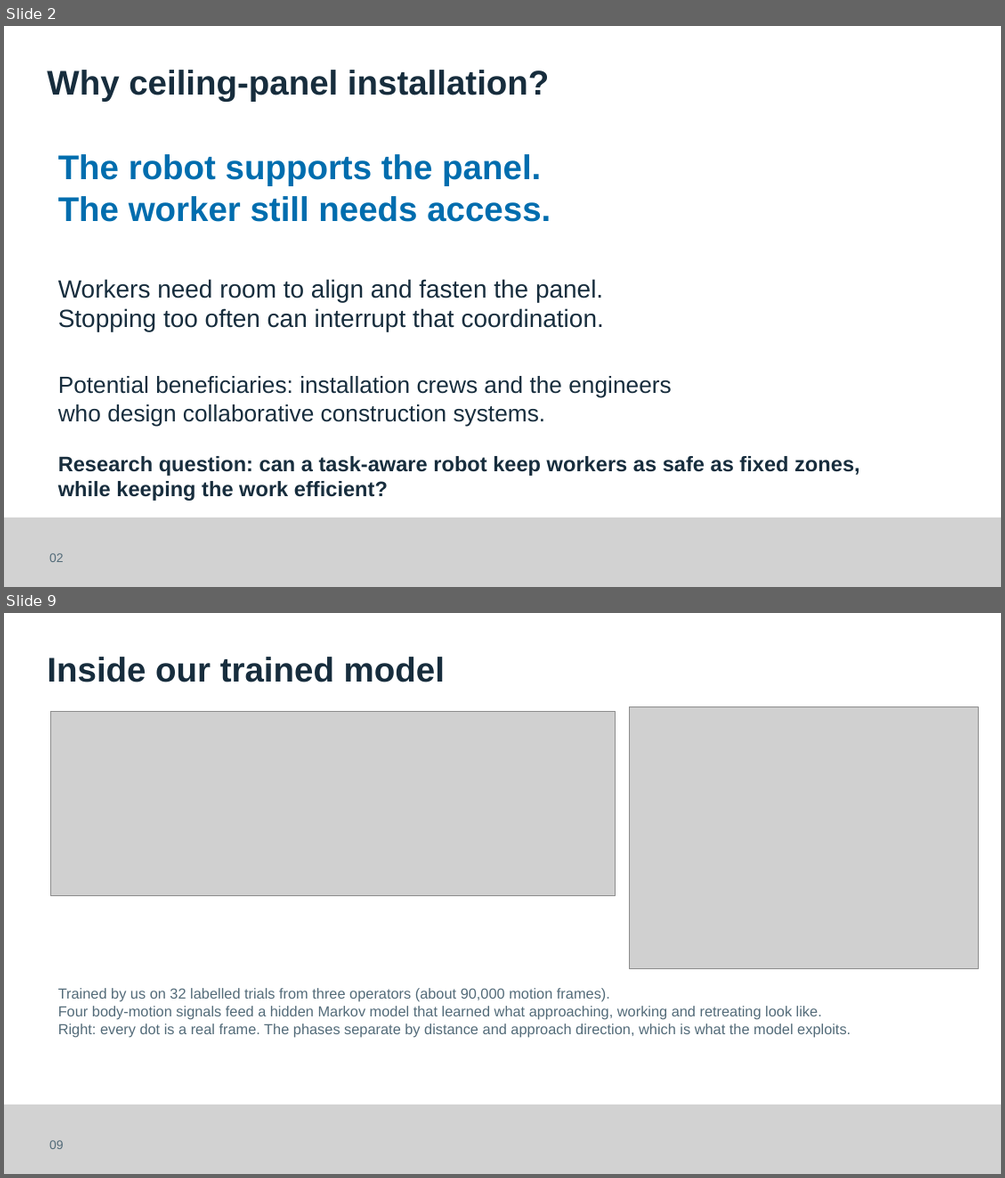
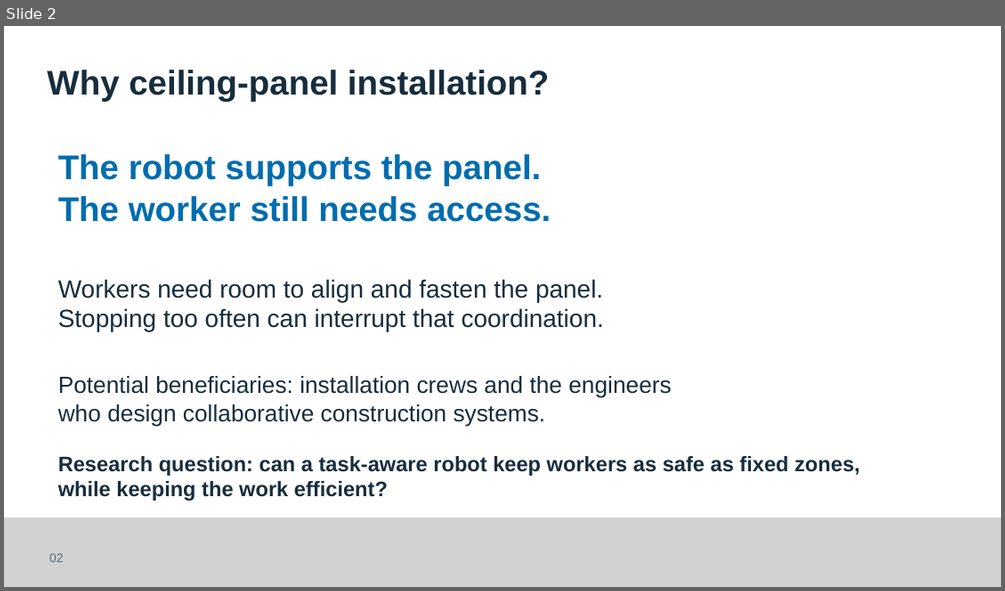
Before and after one commit to Kingwu12/adaptive-hrc-safety-system, a slide deck: presentation/FYP-assessment-presentation-v4.pptx. Shown one above the other, each under a label of ours: slides 2 and 9 before the commit, slide 2 after it; the slides between them are not shown. The pictures are 1005x1178 and 1005x591 pixels, drawn with LibreOffice and Linux fonts; fonts in the diff are those of the drawing; grey boxes stand for pictures. Boxes give left, top, right and bottom in pixels: in the first picture for what was removed or moved away, otherwise in the second. Text is boxed around its words. In the diff, an @@ line names an element or a change of style, - is before the commit and + after.

```diff
--- a/presentation/FYP-assessment-presentation-v4.pptx
+++ b/presentation/FYP-assessment-presentation-v4.pptx
@@ slide 9 removed at [4, 613, 1001, 1174], background #FFFFFF; not listed: 1 template element that a slide beside it also shows @@
@@ text removed at [47, 657, 445, 682] @@
-Inside our trained model
@@ picture removed at [50, 711, 615, 896] @@
@@ picture removed at [630, 707, 979, 969] @@
@@ text removed at [58, 988, 850, 1037] @@
-Trained by us on 32 labelled trials from three operators (about 90,000 motion frames).
-Four body-motion signals feed a hidden Markov model that learned what approaching, working and retreating look like.
-Right: every dot is a real frame. The phases separate by distance and approach direction, which is what the model exploits.
@@ text removed at [49, 1140, 64, 1149] @@
-09
```
Also in this commit, not shown: 12 slides changed, 3 other slides removed, 1 other file.
